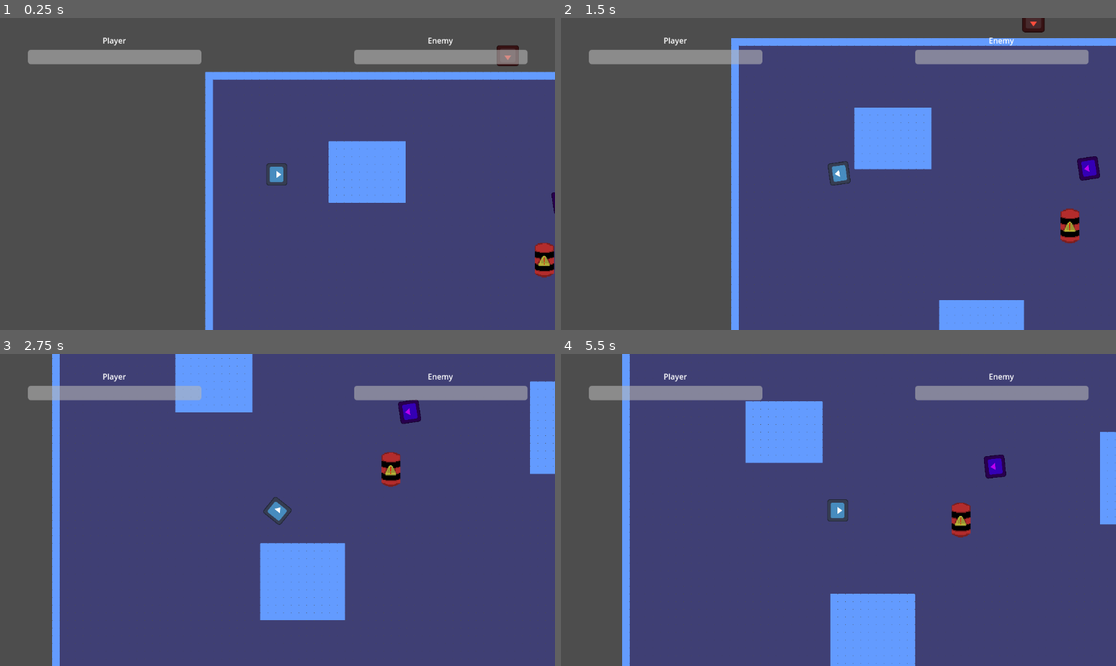
Above: before the commit, frames 1-4 (two rows, left to right).
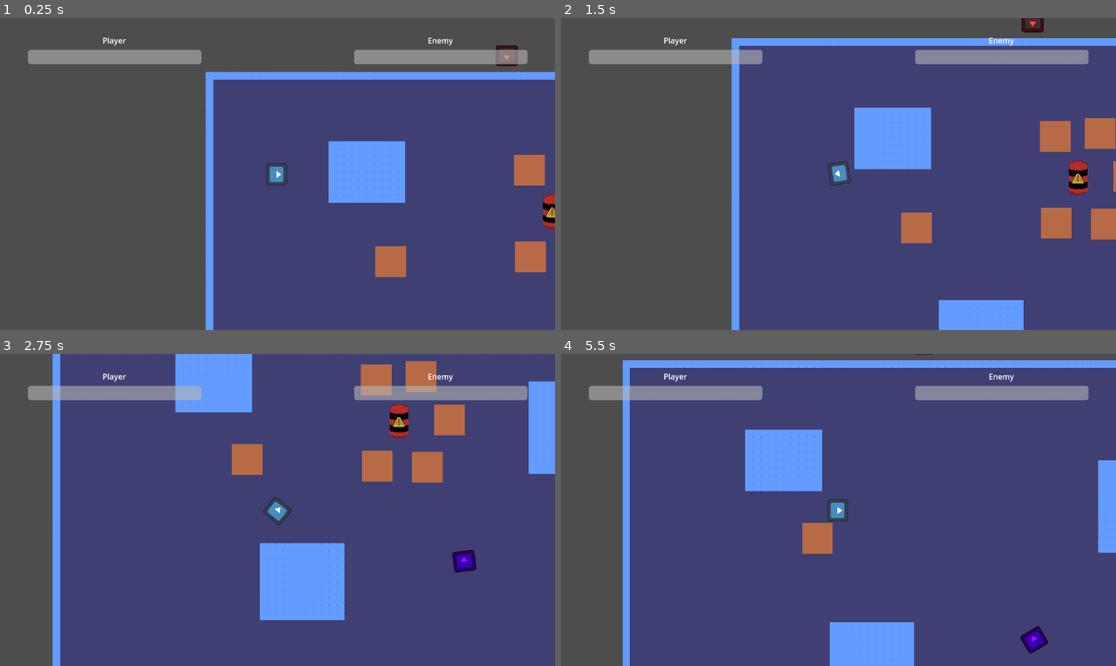
Above: after the commit, the same moments.

Repository: Gorgun-North/project-x
Game: Godot game, scene res://scenes/level_scenes/root.tscn
Two runs of this game, one before a commit and one after it. Both use one fixed random seed, a clock stepped at 60 frames per second and the inputs below. The engine's default icon, where the game draws it, is replaced by a stand-in: a white triangle on a blue panel in a dark square.
Inputs (mouse positions are in pixels of both pictures, inside the frame that each line leads up to):
- Up to frame 1 (0.25 s): no input
- Up to frame 2 (1.5 s): tap Enter at 0.5 s; move the mouse to (960, 158) at 0.52 s; hold D (WASD_RIGHT) 0.53-1.28 s; click (960, 158) at 0.6 s; tap Space (SPACEBAR) at 1.25 s; move the mouse to (727, 189) at 1.27 s; hold S (WASD_DOWN) from 1.28 s (still down); click (727, 189) at 1.35 s
- Up to frame 3 (2.75 s): move the mouse to (333, 441) at 2.02 s; release S (WASD_DOWN) at 2.03 s; hold D (WASD_RIGHT) from 2.03 s (still down); hold Space (SPACEBAR) from 2.03 s (still down); click (333, 441) at 2.3 s
- Up to frame 4 (5.5 s): move the mouse to (810, 572) at 2.77 s; release D (WASD_RIGHT) at 2.78 s; release Space (SPACEBAR) at 2.78 s; hold W (WASD_UP) 2.78-3.53 s; click (810, 572) at 2.85 s; move the mouse to (1005, 556) at 3.52 s; hold A (WASD_LEFT) 3.53-5.03 s; click (1005, 556) at 3.6 s; tap Enter at 4.25 s; move the mouse to (672, 463) at 4.27 s; tap Space (SPACEBAR) at 4.35, 5 s; click (672, 463) at 4.55 s; move the mouse to (866, 510) at 5.02 s; hold S (WASD_DOWN) from 5.03 s (still down); click (866, 510) at 5.1 s

The runs differ from the first frame. In frame 1, 2.4% of the frame differs, in the area x 36-100%, y 8-100%; in frame 2, 3.8%; in frame 3, 4.9%; in frame 4, 10%, in the area x 11-100%, y 0-100%.

Commit message:
added crates

Diff:
--- a/scenes/level_scenes/root.tscn
+++ b/scenes/level_scenes/root.tscn
@@ -1,5 +1,6 @@
-[gd_scene load_steps=14 format=4 uid="uid://fm5rcpucimsy"]
+[gd_scene load_steps=16 format=4 uid="uid://fm5rcpucimsy"]
 
+[ext_resource type="Script" uid="uid://srym53hdohls" path="res://scripts/support_scripts/game_controller.gd" id="1_5nbfe"]
 [ext_resource type="PackedScene" uid="uid://c8bibno0p31yd" path="res://scenes/object_scenes/player.tscn" id="1_xcykd"]
 [ext_resource type="PackedScene" uid="uid://oa3qkjuqwrp0" path="res://scenes/object_scenes/enemy.tscn" id="2_0h2vv"]
 [ext_resource type="Texture2D" uid="uid://bhdt8jow0wpvf" path="res://assets/test_assets/greybox_01.png" id="3_8ngge"]
@@ -8,10 +9,11 @@
 [ext_resource type="PackedScene" uid="uid://cvx33pw0eccp4" path="res://scenes/UI_scenes/gameover_hud.tscn" id="6_r3hiv"]
 [ext_resource type="PackedScene" uid="uid://co3wyad1fl2fj" path="res://scenes/UI_scenes/in_game_hud.tscn" id="7_wc2xo"]
 [ext_resource type="PackedScene" uid="uid://bt3ohyhrodcv7" path="res://scenes/object_scenes/exploding_barrel.tscn" id="8_fltsy"]
+[ext_resource type="PackedScene" uid="uid://cos8u35tx6sc1" path="res://scenes/object_scenes/crate.tscn" id="9_h7smc"]
 
 [sub_resource type="NavigationPolygon" id="NavigationPolygon_56p8p"]
-vertices = PackedVector2Array(400, 1296, 2768, 1360, -784, 1360, -112, 1296, 2480, 1072, 1840, 1072, 2768, -80, 2480, 592, 1616, 688, 1616, 144, 1840, 592, 1008, 688, 400, 816, 16, 432, 1008, 144, -112, 816, -464, 432, 16, 16, -784, -80, -464, 16)
-polygons = Array[PackedInt32Array]([PackedInt32Array(0, 1, 2, 3), PackedInt32Array(4, 1, 0, 5), PackedInt32Array(6, 1, 4, 7), PackedInt32Array(8, 9, 10, 5), PackedInt32Array(11, 8, 5, 0, 12), PackedInt32Array(13, 14, 11, 12, 15), PackedInt32Array(16, 13, 15), PackedInt32Array(14, 13, 17), PackedInt32Array(3, 2, 18, 16), PackedInt32Array(6, 7, 10, 9), PackedInt32Array(18, 6, 9, 17), PackedInt32Array(16, 15, 3), PackedInt32Array(19, 16, 18), PackedInt32Array(17, 19, 18), PackedInt32Array(17, 9, 14)])
+vertices = PackedVector2Array(761.859, 487.289, 567.594, 487.406, 553.016, 483.289, 662.109, 476.266, 855.156, 475.453, 400, 1296, 2768, 1360, -784, 1360, -112, 1296, 661.008, 296.766, 358.75, 483.406, 16, 432, 549.922, 309.453, -28.8359, 504.289, 359.891, 669.266, -28.9141, 689.453, 2480, 1072, 1840, 1072, 2768, -80, 2480, 592, 855.234, 290.289, 1008, 144, 1008, 688, -464, 432, -223.102, 504.406, 1616, 688, 1616, 144, 1840, 592, 400, 816, 552.93, 668.453, 568.734, 673.266, -784, -80, 542.492, 111.406, 542.57, 124.289, 355.734, 124.406, 16, 16, 736.672, 290.359, 736.758, 111.289, 549.922, 297.234, 356.875, 310.266, 761.773, 672.453, -112, 816, -221.961, 690.266, -464, 16)
+polygons = Array[PackedInt32Array]([PackedInt32Array(0, 1, 2, 3, 4), PackedInt32Array(5, 6, 7, 8), PackedInt32Array(9, 3, 2, 10, 11, 12), PackedInt32Array(13, 11, 10, 14, 15), PackedInt32Array(16, 6, 5, 17), PackedInt32Array(18, 6, 16, 19), PackedInt32Array(20, 21, 22, 4), PackedInt32Array(23, 11, 13, 24), PackedInt32Array(25, 26, 27, 17), PackedInt32Array(22, 25, 17, 5, 28), PackedInt32Array(29, 2, 1, 30), PackedInt32Array(8, 7, 31, 23), PackedInt32Array(32, 33, 34, 35), PackedInt32Array(20, 36, 37, 21), PackedInt32Array(12, 38, 9), PackedInt32Array(39, 12, 11), PackedInt32Array(39, 11, 35, 34), PackedInt32Array(40, 0, 4, 22), PackedInt32Array(40, 22, 28, 30), PackedInt32Array(14, 29, 30, 28, 41, 15), PackedInt32Array(42, 15, 41), PackedInt32Array(23, 24, 42), PackedInt32Array(18, 19, 27, 26), PackedInt32Array(31, 18, 26, 35), PackedInt32Array(42, 41, 8, 23), PackedInt32Array(43, 23, 31), PackedInt32Array(35, 43, 31), PackedInt32Array(35, 26, 21, 37), PackedInt32Array(35, 37, 32)])
 outlines = Array[PackedVector2Array]([PackedVector2Array(-891, -181, 2880, -191, 2880, 1472, -901, 1472)])
 cell_size = 4.0
 agent_radius = 80.0
@@ -39,7 +41,10 @@
 tile_size = Vector2i(32, 32)
 sources/0 = SubResource("TileSetAtlasSource_r3hiv")
 
-[node name="root" type="Node2D"]
+[node name="root" type="Node2D" node_paths=PackedStringArray("navmesh")]
+scale = Vector2(0.995956, 1)
+script = ExtResource("1_5nbfe")
+navmesh = NodePath("NavigationRegion2D")
 
 [node name="Player" parent="." instance=ExtResource("1_xcykd")]
 position = Vector2(-597, 232)
@@ -59,6 +64,27 @@
 tile_map_data = PackedByteArray("AAD8////AAAAAAAAAAD8/wAAAAAAAAAAAAD8/wEAAAAAAAAAAAD8/wIAAAAAAAAAAAD8/wsAAAAAAAAAAAD9// …(89968 unchanged characters)…
 tile_set = SubResource("TileSet_wc2xo")
 
+[node name="Crate" parent="NavigationRegion2D" instance=ExtResource("9_h7smc")]
+position = Vector2(456.848, 576)
+
+[node name="Crate2" parent="NavigationRegion2D" instance=ExtResource("9_h7smc")]
+position = Vector2(665.692, 580)
+
+[node name="Crate3" parent="NavigationRegion2D" instance=ExtResource("9_h7smc")]
+position = Vector2(759.07, 383)
+
+[node name="Crate4" parent="NavigationRegion2D" instance=ExtResource("9_h7smc")]
+position = Vector2(640.591, 204)
+
+[node name="Crate5" parent="NavigationRegion2D" instance=ExtResource("9_h7smc")]
+position = Vector2(453.835, 217)
+
+[node name="Crate6" parent="NavigationRegion2D" instance=ExtResource("9_h7smc")]
+position = Vector2(-125, 597)
+
+[node name="exploding_barrel" parent="NavigationRegion2D" instance=ExtResource("8_fltsy")]
+position = Vector2(549.221, 386)
+
 [node name="CanvasLayer" type="CanvasLayer" parent="."]
 
 [node name="PauseGameHud" parent="CanvasLayer" instance=ExtResource("5_56p8p")]
@@ -69,11 +95,8 @@
 
 [node name="in_game_hud" parent="CanvasLayer" instance=ExtResource("7_wc2xo")]
 
-[node name="exploding_barrel" parent="." instance=ExtResource("8_fltsy")]
-position = Vector2(511, 586)
-
 [node name="Enemy_test" parent="." instance=ExtResource("2_0h2vv")]
-position = Vector2(588, 349)
+position = Vector2(820.318, 970)
 health = 10000
 
 [node name="Sprite2D" parent="Enemy_test" index="0"]
@@ -87,4 +110,6 @@
 [node name="Attack" parent="Enemy_test/state_machine_controller" index="3"]
 go_to_shoot_state_timer = 10000.0
 
+[editable path="NavigationRegion2D/Crate4"]
+[editable path="NavigationRegion2D/Crate4/Destructable_object"]
 [editable path="Enemy_test"]
--- /dev/null
+++ b/scenes/object_scenes/crate.tscn
@@ -0,0 +1,28 @@
+[gd_scene load_steps=4 format=3 uid="uid://cos8u35tx6sc1"]
+
+[ext_resource type="PackedScene" uid="uid://bd4u8oss8w614" path="res://scenes/prefabs/destructable_object.tscn" id="1_ofxa7"]
+[ext_resource type="Texture2D" uid="uid://fekyu17uxikt" path="res://assets/test_assets/crate.png" id="2_w0pxa"]
+
+[sub_resource type="RectangleShape2D" id="RectangleShape2D_2tos3"]
+size = Vector2(32, 32)
+
+[node name="Crate" type="Node2D"]
+
+[node name="Destructable_object" parent="." instance=ExtResource("1_ofxa7")]
+scale = Vector2(4, 4)
+mass = 200.0
+health = 20
+
+[node name="Sprite2D" parent="Destructable_object" index="0"]
+texture_filter = 1
+texture = ExtResource("2_w0pxa")
+
+[node name="CollisionShape2D" parent="Destructable_object" index="1"]
+shape = SubResource("RectangleShape2D_2tos3")
+
+[node name="NavigationObstacle2D" parent="Destructable_object" index="2"]
+position = Vector2(0.25, 0)
+scale = Vector2(1.01891, 1.45)
+vertices = PackedVector2Array(23.33, 15.94, 23.35, -15.985, -24.315, -15.965, -24.035, 16.08)
+
+[editable path="Destructable_object"]
--- /dev/null
+++ b/scenes/prefabs/destructable_object.tscn
@@ -0,0 +1,15 @@
+[gd_scene load_steps=2 format=3 uid="uid://bd4u8oss8w614"]
+
+[ext_resource type="Script" uid="uid://d634gyvrh4ox" path="res://scripts/object_scripts/destructable_object.gd" id="1_bjgya"]
+
+[node name="Destructable_object" type="CharacterBody2D" node_paths=PackedStringArray("navobstacle")]
+script = ExtResource("1_bjgya")
+navobstacle = NodePath("NavigationObstacle2D")
+
+[node name="Sprite2D" type="Sprite2D" parent="."]
+
+[node name="CollisionShape2D" type="CollisionShape2D" parent="."]
+
+[node name="NavigationObstacle2D" type="NavigationObstacle2D" parent="."]
+affect_navigation_mesh = true
+carve_navigation_mesh = true
--- a/scripts/object_scripts/bullet_script.gd
+++ b/scripts/object_scripts/bullet_script.gd
@@ -37,5 +37,7 @@
 					targetbody.got_hit.emit(dir, knockback_force, knockback_duration_player)
 				elif targetbody.name.begins_with("Enemy"):
 					targetbody.got_hit.emit(dir, knockback_force, knockback_duration_enemy)
+				else:
+					targetbody.got_hit.emit(dir, knockback_force, knockback_duration_player)
 
 		self.queue_free()
--- /dev/null
+++ b/scripts/object_scripts/destructable_object.gd
@@ -0,0 +1,48 @@
+extends entity
+
+@export var mass: float
+var knockback_duration_instance: float
+var actual_knockback: float
+var hit_dir: Vector2
+
+var knockback_finished_flag: bool = true
+signal knockback_finished
+
+func _physics_process(delta: float) -> void:
+	self.velocity = hit_dir.normalized() * actual_knockback
+
+	if knockback_duration_instance <= 0.0:
+		self.velocity = Vector2.ZERO
+
+		if not knockback_finished_flag:
+			knockback_finished_flag = true
+			knockback_finished.emit()
+
+	elif knockback_duration_instance > 0.0:
+		knockback_duration_instance -= delta
+		knockback_finished_flag = false
+
+	self.move_and_slide()
+
+func _ready() -> void:
+	got_hit.connect(_on_got_hit)
+	knockback_finished.connect(_on_knockback_finished)
+
+
+func _on_got_hit(hit_direction: Vector2, knockback_force: float, knockback_duration: float):
+	actual_knockback = knockback_force - mass
+
+	knockback_duration_instance = knockback_duration
+	hit_dir = hit_direction
+
+func _on_knockback_finished():
+	if health > 0.0:
+		rebake_on_movement()
+
+func _exit_tree() -> void:
+	if navobstacle:
+		navobstacle.affect_navigation_mesh = false
+		navobstacle.carve_navigation_mesh = false
+		navobstacle.queue_free()
+
+	rebake_on_movement()
--- a/scripts/support_scripts/entity.gd
+++ b/scripts/support_scripts/entity.gd
@@ -4,9 +4,16 @@
 signal got_hit(hit_direction: Vector2, knockback_force: float, knockback_duration: float)
 
 @export var health: int = 100
+@export var navobstacle: NavigationObstacle2D
 
 func actions_before_death() -> void:
 	pass
+
+func rebake_on_movement():
+	var root = get_tree().current_scene
+
+	if root is game_controller:
+		root.bake_navmesh.emit()
 
 func take_damage(damage: int):
 	health -= damage
@@ -14,6 +21,7 @@
 func _process(_delta: float) -> void:
 	actions_before_death()
 
+
 	if !self.name.begins_with("Player"):
-		if health == 0:
+		if health <= 0.0:
 			self.queue_free()
--- /dev/null
+++ b/scripts/support_scripts/game_controller.gd
@@ -0,0 +1,21 @@
+extends Node
+class_name game_controller
+
+@export var navmesh: NavigationRegion2D
+
+signal bake_navmesh
+
+
+func _ready() -> void:
+	bake_navmesh.connect(_on_bake_navmesh)
+	if navmesh:
+		navmesh.bake_navigation_polygon()
+
+func _on_bake_navmesh():
+	if navmesh:
+		var navpol: NavigationPolygon = navmesh.navigation_polygon
+
+		while navmesh.is_baking() == true:
+			await get_tree().process_frame
+
+		navmesh.bake_navigation_polygon()
Binary file added: assets/test_assets/crate.png
Not shown, added: assets/test_assets/crate.png.import
Not shown, added: scripts/object_scripts/destructable_object.gd.uid
Not shown, added: scripts/support_scripts/game_controller.gd.uid
